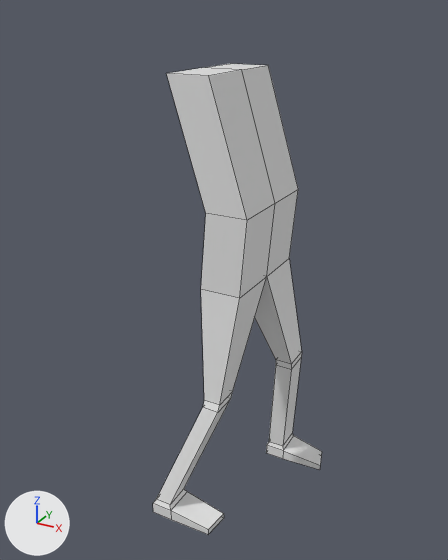
An edit to the Blender file Project_Dragonblight_Models/Characters/Bomber/bomber.blend, drawn before and after from the same camera.
One viewpoint serves both versions: a 50 mm camera at (9.5, -19.3, 22.7) aimed at (-3.2, 3.6, 11.2). The axes (+X, +Y, +Z) are drawn at lower left. The lights are the same throughout. Mesh edges are drawn as thin lines.
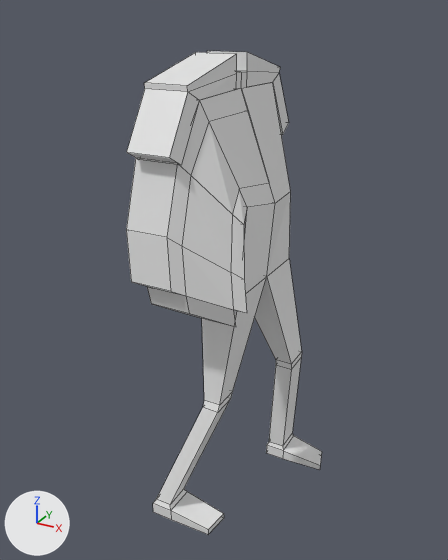
Where the change shows, as pixel boxes (x1, y1, x2, y2) in the pictures (448 x 560 px):
'Cube', reshaped (16% wider)
    before: (153, 64, 322, 534)
    after: (126, 51, 322, 534)
part 1 of me_cube, added
    after: (127, 52, 242, 165)
part 2 of me_cube, added
    after: (207, 51, 289, 135)
part 3 of me_cube, built on
    before: (166, 64, 298, 298)
    after: (126, 83, 291, 327)

Edits to the bpy script that builds the scene:
```text
Change me_cube:
    used by ob_cube; location = (0.0, 0.0, 0.28); scale = (1.0, -0.459, 0.0711)
    remove me_cube.from_pydata(...)  # 76 vertices, 74 faces; spans x -5.0..1.0, y -17.0..1.0, z -4.0..282.0
    add me_cube.from_pydata(...)  # 216 vertices, 193 faces, 4 loose edges; spans x -5.0..1.0, y -21.0..2.0, z -4.0..305.0
    me_cube part 1: a new loose piece of 58 vertices spanning x -5.0..-3.0, y -10.0..2.0, z 239.0..291.0, in mat_material (white #e7e7e7)
    me_cube part 2: a new loose piece of 22 vertices spanning x -5.0..-3.0, y -21.0..-10.0, z 234.0..291.0, in mat_material (white #e7e7e7)
    me_cube part 3: 10 vertices moved from x -5.0..-1.0, y -15.0..-4.0, z 206.0..282.0 to x -5.0..-1.0, y -16.0..-4.0, z 206.0..272.0; 2 vertices removed from x -5.0..-3.0, y -4.0, z 282.0; 62 vertices added at x -5.0..0.0, y -10.0..2.0, z 149.0..305.0
```
